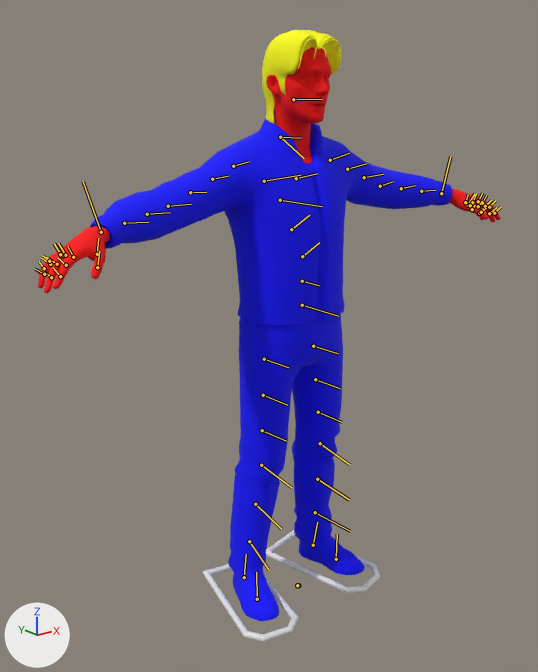
The FBX model ChristmasEveMurder/Assets/Imported/TBN STUDIO/CHARACTERS/JASON/Mesh/SM_Jason.fbx, before and after one commit.
Rendered twice from a 50 mm camera at (-1.55, -1.766, 1.697) aimed at (-0.06, 0.097, 0.952). The axes (+X, +Y, +Z) are drawn at lower left. The lights are the same throughout. Both versions are drawn at the pose saved in each file; the numbers are the values there. The bones that bend it are drawn over the model as lines.

The first picture shows 'Cloth_LPlatformGizmo', 'Cloth_RPlatformGizmo', 'SM_Jason'.
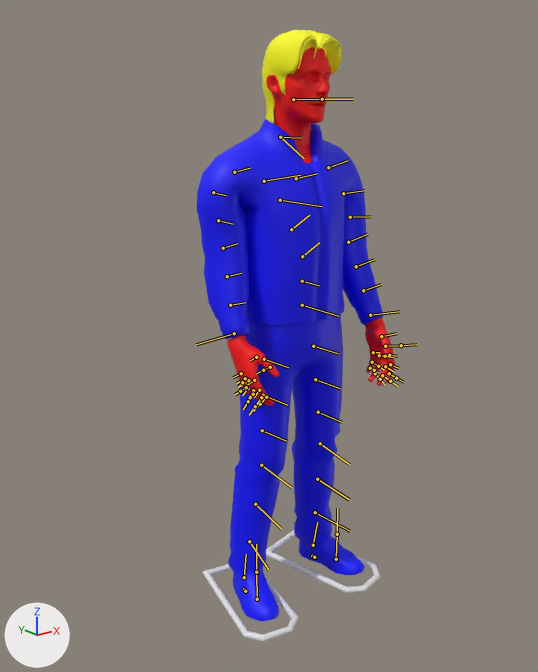
Commit message: Changed Jason's posture + set-up Portraits scene

What changed in the scene script:
```text
Change bone_cloth_lupperarm1:
    where bone_cloth_lupperarm1 = bpy.data.objects['Armature'].pose.bones['Cloth_LUpperarm1']  # child of 'Cloth_LCollarbone'
    bone_cloth_lupperarm1.location: (0.0, 0.0, 0.0) -> (0.4, -0.8, 2.3)
Change bone_cloth_lupperarm2:
    where bone_cloth_lupperarm2 = bpy.data.objects['Armature'].pose.bones['Cloth_LUpperarm2']  # child of 'Cloth_LUpperarm1'
    bone_cloth_lupperarm2.location: (0.0, 0.0, 0.0) -> (0.6, -0.9, 5.8)
    bone_cloth_lupperarm2.rotation_quaternion: (1.0, 0.0, 0.0, 0.0) -> (0.907, -0.008, -0.415, -0.068)  # degrees (0, 0, 0) -> degrees (4, -49, -10)
Change bone_cloth_lupperarm3:
    where bone_cloth_lupperarm3 = bpy.data.objects['Armature'].pose.bones['Cloth_LUpperarm3']  # child of 'Cloth_LUpperarm2'
    bone_cloth_lupperarm3.rotation_quaternion: (1.0, 0.0, 0.0, 0.0) -> (0.97, -0.005, -0.24, -0.022)  # degrees (0, 0, 0) -> degrees (0, -28, -3)
Change bone_cloth_rupperarm1:
    where bone_cloth_rupperarm1 = bpy.data.objects['Armature'].pose.bones['Cloth_RUpperarm1']  # child of 'Cloth_RCollarbone'
    bone_cloth_rupperarm1.location: (0.0, 0.0, 0.0) -> (0.4, -0.4, -1.7)
Change bone_cloth_rupperarm2:
    where bone_cloth_rupperarm2 = bpy.data.objects['Armature'].pose.bones['Cloth_RUpperarm2']  # child of 'Cloth_RUpperarm1'
    bone_cloth_rupperarm2.location: (0.0, 0.0, 0.0) -> (0.8, -0.4, -1.9)
    bone_cloth_rupperarm2.rotation_quaternion: (1.0, 0.0, 0.0, 0.0) -> (0.784, 0.015, 0.612, -0.106)  # degrees (0, 0, 0) -> degrees (-23, 74, -33)
```

Location of each change, (x1, y1, x2, y2) in pixels of the pictures (538 x 672 px):
'SM_Jason', posed (57% narrower): before (38, 30, 501, 621); after (197, 30, 395, 621)
bone 'Cloth_LUpperarm1', root to tip: before (330, 160) to (349, 153); after (328, 167) to (348, 160)
bone 'Cloth_LUpperarm2', root to tip: before (347, 169) to (366, 163); after (343, 193) to (364, 190)
bone 'Cloth_LUpperarm3', root to tip: before (364, 177) to (383, 174); after (350, 217) to (370, 216)
bone 'Cloth_RUpperarm1', root to tip: before (233, 166) to (249, 161); after (234, 172) to (250, 168)
bone 'Cloth_RUpperarm2', root to tip: before (212, 179) to (228, 176); after (213, 192) to (226, 195)
